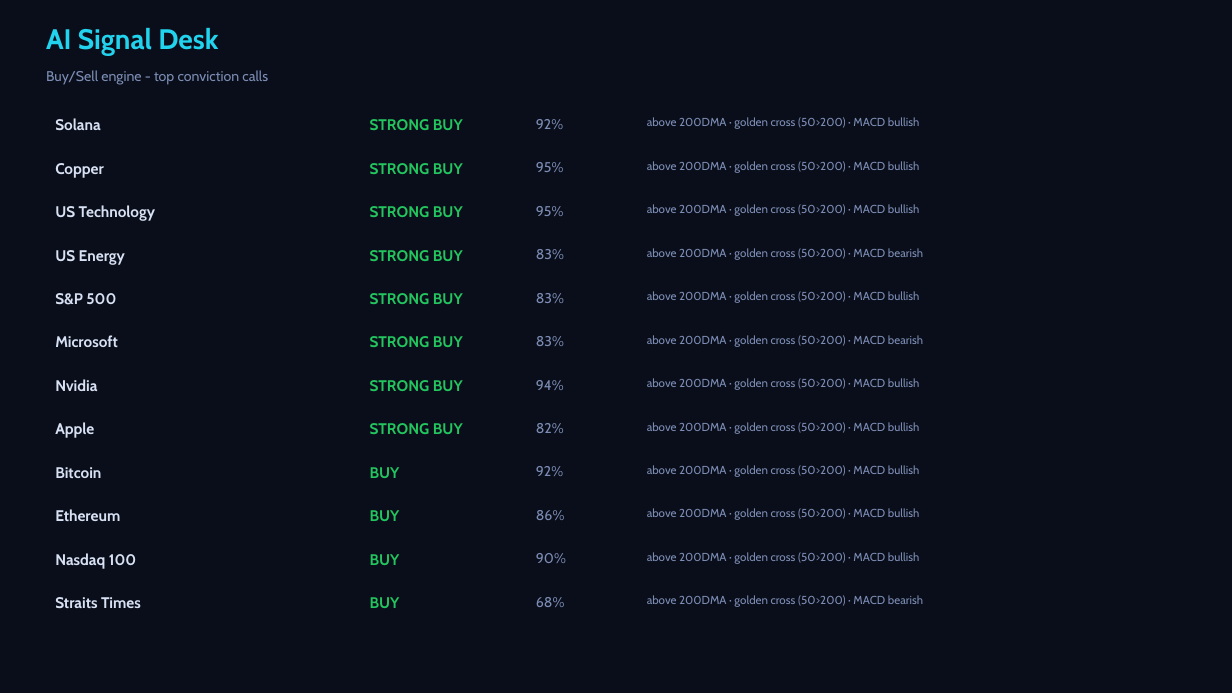
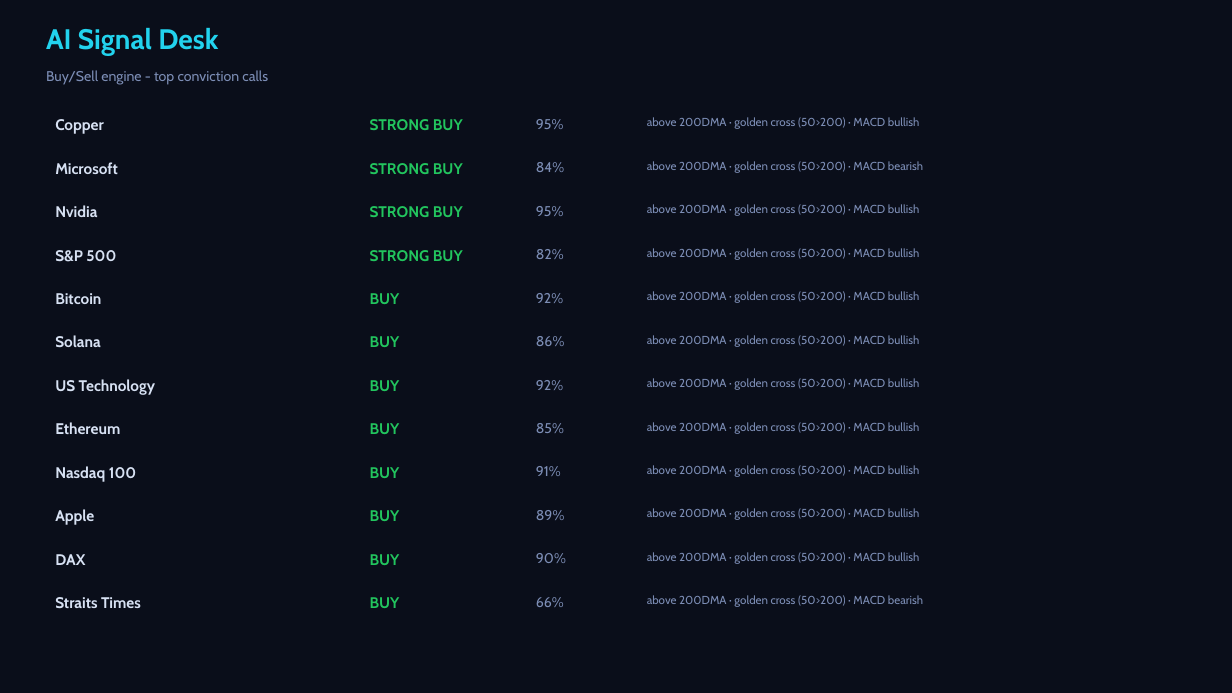
Before and after one commit to Pravkum23/pmr-terminal, a slide deck: slide 4 of docs/pmr_daily.pptx. Drawn at 1232x693 pixels with LibreOffice and Linux fonts; fonts in the diff are those of the drawing. Boxes give left, top, right and bottom in pixels: in the first picture for what was removed or moved away, otherwise in the second. Text is boxed around its words. In the diff, an @@ line names an element or a change of style, - is before the commit and + after.

```diff
--- a/docs/pmr_daily.pptx
+++ b/docs/pmr_daily.pptx
@@ text removed at [55, 118, 100, 130] @@
-Solana
@@ 3 texts: place and size @@
-3 texts at [55, 162, 564, 305]
+3 texts at [55, 119, 564, 262]
@@ text removed at [536, 119, 563, 129] @@
-92%
@@ text added at [55, 162, 118, 174], 12 pt, text #D7E1F3, bold @@
+Microsoft
@@ text added at [536, 162, 564, 172], 11 pt, text #7C8DB5 @@
+84%
@@ text at [647, 161, 923, 173]: text changed @@
-above 200DMA · golden cross (50>200) · MACD bullish
+above 200DMA · golden cross (50>200) · MACD bearish
@@ text at [55, 205, 97, 217]: text changed @@
-US Technology
+Nvidia
@@ text removed at [55, 250, 125, 265] @@
-US Energy
@@ text at [536, 249, 564, 259]: text changed @@
-83%
+82%
@@ text at [647, 248, 919, 260]: text changed @@
-above 200DMA · golden cross (50>200) · MACD bearish
+above 200DMA · golden cross (50>200) · MACD bullish
@@ text "Bitcoin": place and size @@
-text "Bitcoin" at [55, 467, 101, 478]
+text "Bitcoin" at [55, 293, 101, 304]
@@ text at [370, 293, 400, 304]: text changed @@
-STRONG BUY
+BUY
@@ text at [536, 293, 563, 303]: text changed @@
-83%
+92%
@@ text at [55, 335, 100, 347]: text changed @@
-Microsoft
+Solana
@@ text at [370, 336, 400, 347]: text changed @@
-STRONG BUY
+BUY
@@ text at [536, 336, 565, 346]: text changed @@
-83%
+86%
@@ text at [647, 335, 919, 347]: text changed @@
-above 200DMA · golden cross (50>200) · MACD bearish
+above 200DMA · golden cross (50>200) · MACD bullish
@@ text at [55, 379, 155, 395]: text changed @@
-Nvidia
+US Technology
@@ text at [370, 380, 400, 391]: text changed @@
-STRONG BUY
+BUY
@@ text removed at [536, 380, 564, 390] @@
-94%
@@ text at [370, 423, 400, 434]: text changed @@
-STRONG BUY
+BUY
@@ text at [536, 423, 564, 433]: text changed @@
-82%
+85%
@@ 3 texts: place and size @@
-3 texts at [55, 466, 563, 569]
+3 texts at [55, 380, 563, 482]
@@ text added at [536, 466, 561, 476], 11 pt, text #7C8DB5 @@
+91%
@@ text "Apple": place and size @@
-text "Apple" at [55, 422, 94, 438]
+text "Apple" at [55, 509, 94, 525]
@@ text at [536, 510, 565, 520]: text changed @@
-86%
+89%
@@ text added at [55, 554, 85, 565], 12 pt, text #D7E1F3, bold @@
+DAX
@@ text at [536, 597, 564, 607]: text changed @@
-68%
+66%
```
Also in this commit, not shown: 3 other slides changed, 3 other files.
